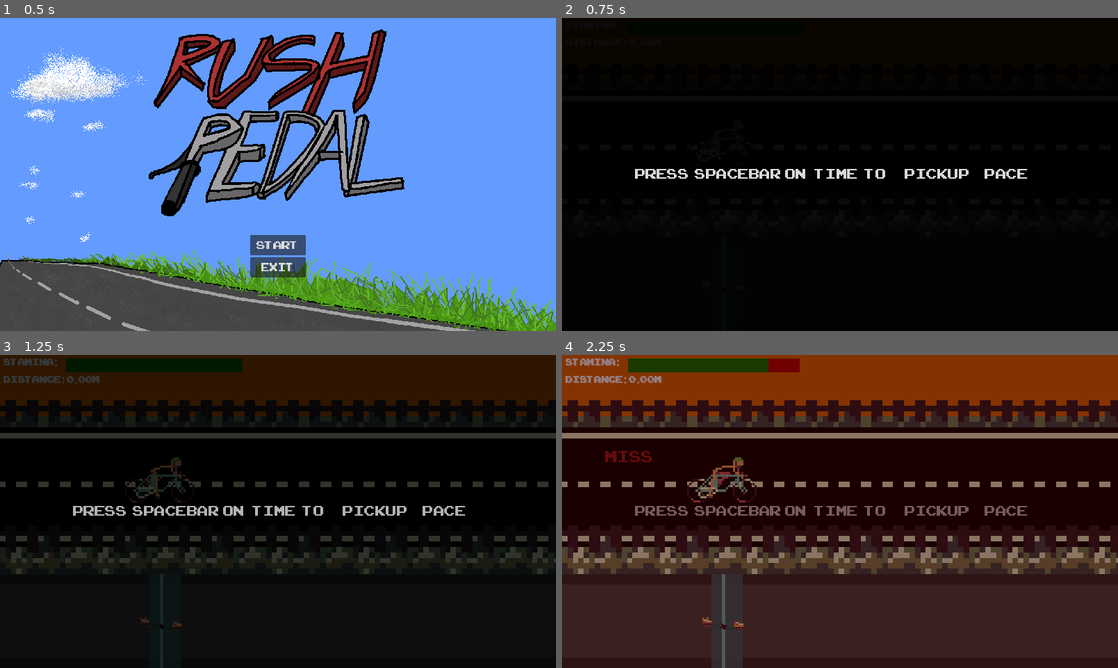
Above: before the commit, frames 1-4 (two rows, left to right).
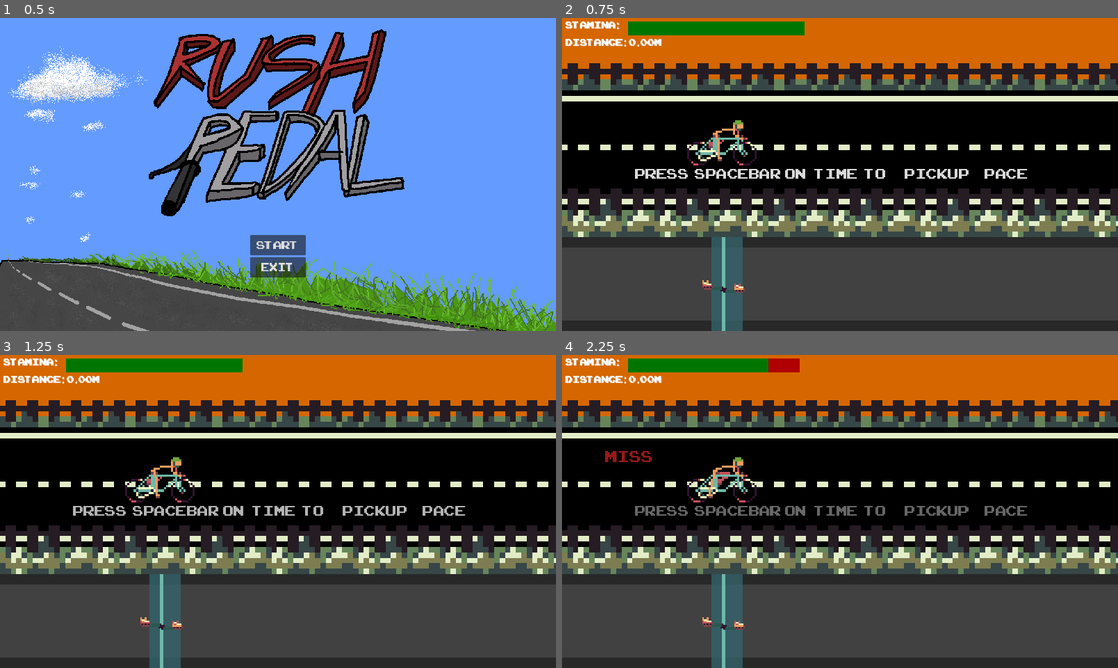
Above: after the commit, the same moments.

Repository: alexgaaranes/GameJam-2024-Entry
Game: Godot game, scene res://scenes/menu.tscn
Two runs of this game, one before a commit and one after it. Both use one fixed random seed, a clock stepped at 60 frames per second and the inputs below.
Inputs:
- Up to frame 1 (0.5 s): no input
- Up to frame 2 (0.75 s): click "Start" at 0.5 s
- Up to frame 3 (1.25 s): no input
- Up to frame 4 (2.25 s): tap Space (pedal) at 1.25, 1.35, 2, 2.1 s

Frame 1 is identical in both runs. In frame 2, 70% of the frame differs, in the area x 0-100%, y 0-100%; in frame 3, 70%; in frame 4, 84%.

Commit message:
nagpushkart ang beshibles mo
nagpushkart ang beshibles mo

Diff:
--- a/project.godot
+++ b/project.godot
@@ -19,6 +19,10 @@
 config/size/viewport_width=1280
 config/enabled=false
 
+[autoload]
+
+Global="*res://scripts/global.gd"
+
 [display]
 
 window/size/viewport_width=1280
--- a/scenes/game_manager.tscn
+++ b/scenes/game_manager.tscn
@@ -1,11 +1,14 @@
-[gd_scene load_steps=7 format=3 uid="uid://b8ubotbc18a7t"]
+[gd_scene load_steps=10 format=3 uid="uid://b8ubotbc18a7t"]
 
 [ext_resource type="Script" path="res://scripts/game_manager.gd" id="1_k6gio"]
 [ext_resource type="Script" path="res://scripts/input_manager.gd" id="2_kxd6n"]
 [ext_resource type="Script" path="res://scripts/cue_spawn_manager.gd" id="3_mgrha"]
 [ext_resource type="Script" path="res://scripts/score_manager.gd" id="4_2puip"]
+[ext_resource type="AudioStream" uid="uid://vb71fc0kqhmg" path="res://assets/sfx/power-up.wav" id="4_qt136"]
 [ext_resource type="Script" path="res://scripts/distance_manager.gd" id="5_ub1gr"]
 [ext_resource type="Script" path="res://scripts/game_over_manager.gd" id="6_66vu0"]
+[ext_resource type="AudioStream" uid="uid://dr38u00412syl" path="res://assets/sfx/die.wav" id="7_2oa6k"]
+[ext_resource type="AudioStream" uid="uid://cd5ga3o6333hu" path="res://assets/bgm.mp3" id="9_vckvx"]
 
 [node name="GameManager" type="Node"]
 script = ExtResource("1_k6gio")
@@ -14,12 +17,15 @@
 script = ExtResource("2_kxd6n")
 
 [node name="PenaltyTimer" type="Timer" parent="InputManager"]
-wait_time = 0.25
+wait_time = 0.2
 
 [node name="CueSpawnManager" type="Node" parent="."]
 script = ExtResource("3_mgrha")
 
 [node name="CueSpawnTimer" type="Timer" parent="CueSpawnManager"]
+
+[node name="PowerUpSFX" type="AudioStreamPlayer2D" parent="CueSpawnManager"]
+stream = ExtResource("4_qt136")
 
 [node name="ScoreManager" type="Node" parent="."]
 script = ExtResource("4_2puip")
@@ -32,6 +38,14 @@
 [node name="GameOverManager" type="Node" parent="."]
 script = ExtResource("6_66vu0")
 
+[node name="DieSFX" type="AudioStreamPlayer2D" parent="GameOverManager"]
+stream = ExtResource("7_2oa6k")
+
+[node name="BGM" type="AudioStreamPlayer2D" parent="."]
+stream = ExtResource("9_vckvx")
+volume_db = -25.0
+parameters/looping = false
+
 [connection signal="timeout" from="InputManager/PenaltyTimer" to="InputManager" method="_on_penalty_timer_timeout"]
 [connection signal="timeout" from="CueSpawnManager/CueSpawnTimer" to="CueSpawnManager" method="_on_cue_spawn_timer_timeout"]
 [connection signal="timeout" from="DistanceManager/SlowdownTimer" to="DistanceManager" method="_on_slowdown_timer_timeout"]
--- a/scenes/main_level.tscn
+++ b/scenes/main_level.tscn
@@ -10,6 +10,8 @@
 [ext_resource type="PackedScene" uid="uid://dki4yf33hce12" path="res://scenes/cyclist.tscn" id="4_app16"]
 [ext_resource type="Script" path="res://scripts/tutorial.gd" id="5_dah53"]
 [ext_resource type="FontFile" uid="uid://cduo3hndy60wv" path="res://fonts/arcade_classic.TTF" id="5_gmnf5"]
+[ext_resource type="AudioStream" uid="uid://3wfp2nar0og1" path="res://assets/sfx/input.wav" id="11_5iunp"]
+[ext_resource type="AudioStream" uid="uid://dhs51mtaqbuer" path="res://assets/sfx/hurt.wav" id="12_ke04d"]
 
 [sub_resource type="GDScript" id="GDScript_0s01k"]
 script/source = "extends Control
@@ -533,6 +535,13 @@
 
 [node name="PedalColumn" parent="." instance=ExtResource("2_pe4of")]
 
+[node name="PenaltyColour" type="ColorRect" parent="PedalColumn"]
+offset_left = 343.0
+offset_top = 501.0
+offset_right = 416.0
+offset_bottom = 719.0
+color = Color(0.0392157, 0, 0, 0.713726)
+
 [node name="Label" type="Label" parent="."]
 offset_left = 56.0
 offset_top = 208.0
@@ -600,6 +609,7 @@
 script = ExtResource("5_dah53")
 
 [node name="BlackFade" type="ColorRect" parent="Tutorial"]
+visible = false
 offset_left = -16.0
 offset_top = -16.0
 offset_right = 1296.0
@@ -642,4 +652,10 @@
 offset_bottom = 736.0
 color = Color(1, 0, 0, 0.101961)
 
+[node name="InputSFX" type="AudioStreamPlayer2D" parent="."]
+stream = ExtResource("11_5iunp")
+
+[node name="HurtSFX" type="AudioStreamPlayer2D" parent="."]
+stream = ExtResource("12_ke04d")
+
 [connection signal="timeout" from="Tutorial/FadeOutTimer" to="Tutorial" method="_on_fade_out_timer_timeout"]
--- a/scenes/menu.tscn
+++ b/scenes/menu.tscn
@@ -1,9 +1,10 @@
-[gd_scene load_steps=5 format=3 uid="uid://b582kkllaqo8c"]
+[gd_scene load_steps=6 format=3 uid="uid://b582kkllaqo8c"]
 
 [ext_resource type="Script" path="res://scripts/menu.gd" id="1_fy35y"]
 [ext_resource type="Texture2D" uid="uid://dgsatvndk1tnr" path="res://assets/menuBG.png" id="2_5q1iw"]
 [ext_resource type="FontFile" uid="uid://cduo3hndy60wv" path="res://fonts/arcade_classic.TTF" id="2_siky0"]
 [ext_resource type="Texture2D" uid="uid://dlpkwo44mx3og" path="res://assets/name.png" id="3_0k1vn"]
+[ext_resource type="AudioStream" uid="uid://3wfp2nar0og1" path="res://assets/sfx/input.wav" id="5_0sksh"]
 
 [node name="Menu" type="Control"]
 layout_mode = 3
@@ -62,5 +63,8 @@
 theme_override_font_sizes/font_size = 35
 text = "Exit"
 
+[node name="InputSFX" type="AudioStreamPlayer2D" parent="."]
+stream = ExtResource("5_0sksh")
+
 [connection signal="pressed" from="VBoxContainer/StartButton" to="." method="_on_start_button_pressed"]
 [connection signal="pressed" from="VBoxContainer/ExitButton" to="." method="_on_exit_button_pressed"]
--- a/scripts/cue_spawn_manager.gd
+++ b/scripts/cue_spawn_manager.gd
@@ -11,6 +11,8 @@
 
 const defaultTime = 1
 var minSpawnTime = 0.4
+
+var played = false
 
 # Called when the node enters the scene tree for the first time.
 func _ready():
@@ -44,9 +46,15 @@
 		# PUT MID SPEED ANIMATION HERE
 
 	if timer.wait_time < minSpawnTime:
+		if not played:
+			$"PowerUpSFX".play()
+			played = true
 		cyclistAnim.stop()
 		cyclistAnim.play("fast_moving")
 		return
+	else:
+		played = false
+
 	timer.wait_time -= timer.wait_time*amount
 
 func resetTime():
--- a/scripts/game_over_manager.gd
+++ b/scripts/game_over_manager.gd
@@ -31,10 +31,14 @@
 		isGameOver = true
 		if execOnce:
 			execOnce = false
+			$"DieSFX".play()
 			cueSpawnManager.stopSpawn()
 			gameOverInstance = gameOverScene.instantiate()
 			gameOverInstance.setStats(scoreManager.getStats(),distanceManager.getDistance())
 			root.add_child(gameOverInstance)
+			parent.get_node("BGM").stop()
+			Global.bgm_player.play()
+			Global.bgm_player.volume_db = -25
 
 func getGameStatus():
 	return isGameOver
--- /dev/null
+++ b/scripts/global.gd
@@ -0,0 +1,19 @@
+extends Node
+
+
+var bgm_player: AudioStreamPlayer
+
+# Called when the node enters the scene tree for the first time.
+func _ready():
+	bgm_player = AudioStreamPlayer.new()
+	add_child(bgm_player)
+	var bgm_stream = preload("res://assets/bgm-chill.mp3")
+	bgm_player.stream = bgm_stream
+	bgm_player.stream.loop = true
+	bgm_player.play()
+	bgm_player.volume_db = -25
+
+
+# Called every frame. 'delta' is the elapsed time since the previous frame.
+func _process(delta):
+	pass
--- a/scripts/input_manager.gd
+++ b/scripts/input_manager.gd
@@ -16,6 +16,9 @@
 var gameOverManager: Node
 var cyclist: Area2D
 var cyclistAnim: AnimatedSprite2D
+var penaltyColour: ColorRect
+
+var bgmIsPlayed: bool
 
 # Called when the node enters the scene tree for the first time.
 func _ready():
@@ -31,6 +34,8 @@
 	damageColor = root.get_node("DamageColor")
 	damageColor.visible = false
 	isPenalized = false
+	penaltyColour = root.get_node("PedalColumn").get_node("PenaltyColour")
+	penaltyColour.visible = false
 	timer = get_node("PenaltyTimer")
 
 
@@ -42,8 +47,13 @@
 		pedalColumnAnim.play("idle")
 	# Pedal Action
 	if Input.is_action_just_pressed("pedal") and not isPenalized:
+		if not bgmIsPlayed:
+			Global.bgm_player.stop()
+			parent.get_node("BGM").play()
+			bgmIsPlayed = true
 		pedalColumnAnim.play("tap")
 		detected = pedalColumn.detectedAreas
+		root.get_node("InputSFX").play()
 		if not detected.is_empty():
 			if hasMissed:
 				hasMissed = false
@@ -63,9 +73,12 @@
 			updateLabel("Miss")
 			await scoreManager.addMissed(1)
 			isPenalized = true
+			penaltyColour.visible = true
+
 			hasMissed = true
 			damageColor.visible = true
 			timer.start()
+			root.get_node("HurtSFX").play()
 
 	clearPassed()
 
@@ -73,6 +86,7 @@
 func _on_penalty_timer_timeout():
 	isPenalized = false
 	damageColor.visible = false
+	penaltyColour.visible = false
 
 # function for clearing cues that passed
 func clearPassed():
@@ -87,6 +101,8 @@
 		damageColor.visible = true
 		timer.start()
 		cue.free()
+		root.get_node("HurtSFX").play()
+		penaltyColour.visible = true
 
 # SUPPLEMENTARY FUNCTIONS
 func updateLabel(text: String):
--- a/scripts/main_level.gd
+++ b/scripts/main_level.gd
@@ -3,6 +3,7 @@
 
 # Called when the node enters the scene tree for the first time.
 func _ready():
+	$"InputSFX".play()
 	pass # Replace with function body.
 
 
--- a/scripts/menu.gd
+++ b/scripts/menu.gd
@@ -3,7 +3,7 @@
 
 # Called when the node enters the scene tree for the first time.
 func _ready():
-	pass # Replace with function body.
+	pass
 
 
 # Called every frame. 'delta' is the elapsed time since the previous frame.
@@ -15,6 +15,5 @@
 	get_tree().change_scene_to_file("res://scenes/main_level.tscn")
 
 
-
 func _on_exit_button_pressed():
 	get_tree().quit()
Not shown, added: assets/bgm-chill.mp3.import
Not shown, added: assets/bgm.mp3.import
Not shown, added: assets/sfx/die.wav.import
Not shown, added: assets/sfx/hurt.wav.import
Not shown, added: assets/sfx/input.wav.import
Not shown, added: assets/sfx/power-up.wav.import
Not shown: 1 places in scenes/main_level.tscn that only renumber resources
Not shown, added: assets/bgm-chill.mp3
Not shown, added: assets/bgm.mp3
Not shown, added: assets/sfx/die.wav
Not shown, added: assets/sfx/hurt.wav
Not shown, added: assets/sfx/input.wav
(and 1 more such lines)
